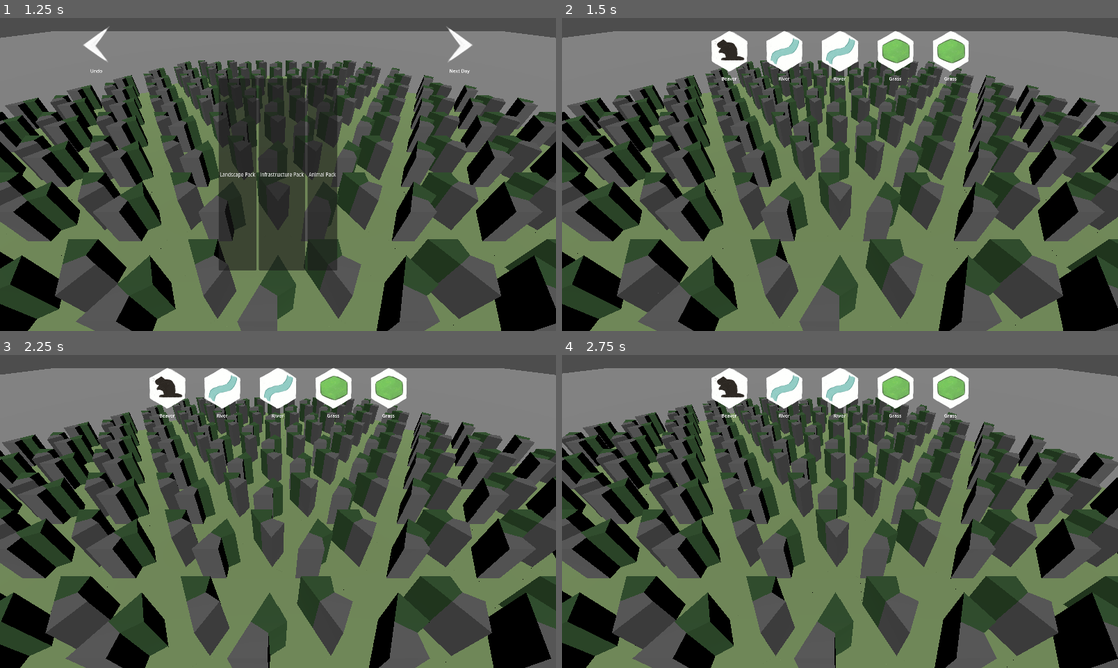
Above: before the commit, frames 1-4 (two rows, left to right).
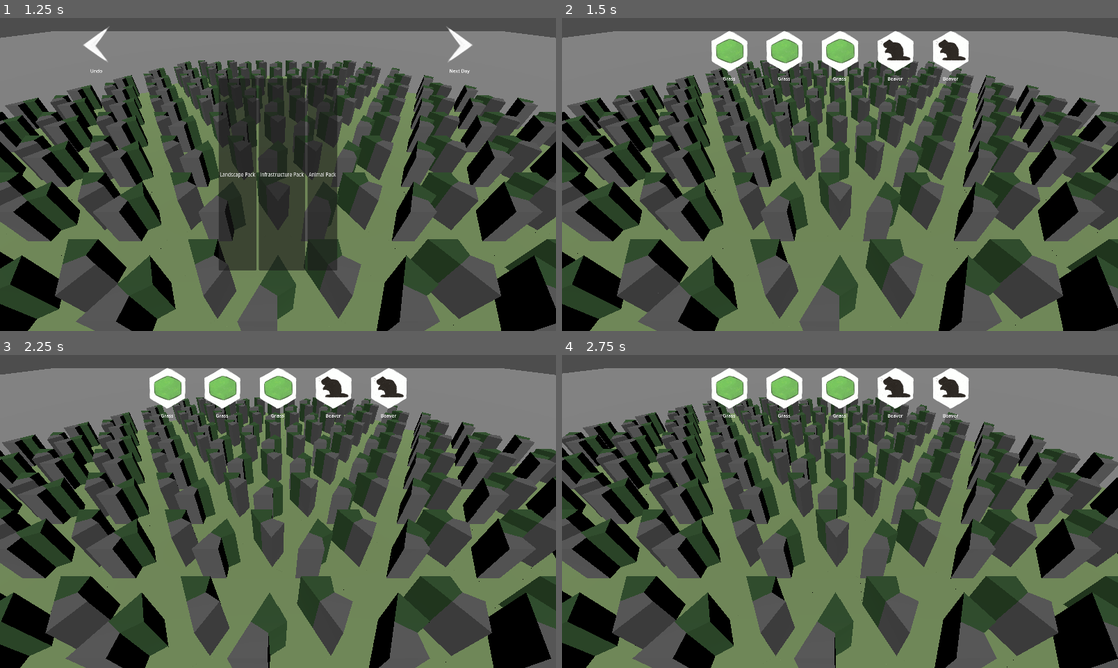
Above: after the commit, the same moments.

Repository: justfordoener/schmuck-of-schmiles
Game: Godot game, scene res://scenes/module_sandbox.tscn
Two runs of this game, one before a commit and one after it. Both use one fixed random seed, a clock stepped at 60 frames per second and the inputs below.
Inputs (mouse positions are in pixels of both pictures, inside the frame that each line leads up to):
- Up to frame 1 (1.25 s): click (94, 43) at 0.5 s
- Up to frame 2 (1.5 s): click "Landscape Pack" at 1.25 s
- Up to frame 3 (2.25 s): tap Enter at 2 s; move the mouse to (400, 495) at 2.02 s; hold D (move_right) from 2.03 s (still down); hold Right mouse button (camera_drag) from 2.03 s (still down); click (400, 495) at 2.17 s
- Up to frame 4 (2.75 s): keep holding D (move_right); keep holding Right mouse button (camera_drag); tap Space at 2.27 s

Frame 1 is identical in both runs. In frame 2, 1.8% of the frame differs, in the area x 27-73%, y 6-20%; in frame 3, 1.8%; in frame 4, 1.8%.

Commit message:
added beaver tile

Diff:
--- /dev/null
+++ b/book_of_tiles_godot/scenes/tiles/hex_beaver.tscn
@@ -0,0 +1,14 @@
+[gd_scene load_steps=4 format=3 uid="uid://dhrg2bn3rjrib"]
+
+[ext_resource type="Script" uid="uid://djvrmd1qwi5v5" path="res://scripts/grid/tile.gd" id="1_xkilu"]
+[ext_resource type="PackedScene" path="res://scenes/modules/blockout/hex_21.tscn" id="2_hdvrb"]
+[ext_resource type="PackedScene" uid="uid://dm8bkk85lrh1b" path="res://scenes/tiles/parts/beaver_house.tscn" id="3_hdvrb"]
+
+[node name="Beaver" type="Node3D"]
+script = ExtResource("1_xkilu")
+is_water = true
+
+[node name="Hex21" parent="." instance=ExtResource("2_hdvrb")]
+
+[node name="beaver-house" parent="Hex21" instance=ExtResource("3_hdvrb")]
+transform = Transform3D(0.5, 0, 0, 0, 0.5, 0, 0, 0, 0.5, 0.00079476833, 0.24880615, 0.0011344254)
--- /dev/null
+++ b/book_of_tiles_godot/scenes/tiles/parts/beaver_house.tscn
@@ -0,0 +1,5 @@
+[gd_scene load_steps=2 format=3 uid="uid://dm8bkk85lrh1b"]
+
+[ext_resource type="PackedScene" uid="uid://baidq4mli7f0l" path="res://assets/3D/models/structures/beaver-house_structure.glb" id="1_dvt5g"]
+
+[node name="beaver-house" instance=ExtResource("1_dvt5g")]
--- a/book_of_tiles_godot/scenes/user_interface/tile cards/tile_card_beaver.tscn
+++ b/book_of_tiles_godot/scenes/user_interface/tile cards/tile_card_beaver.tscn
@@ -1,7 +1,7 @@
 [gd_scene load_steps=4 format=3 uid="uid://d1t7cg05q3unn"]
 
 [ext_resource type="PackedScene" uid="uid://be5qy5lmbx0pv" path="res://scenes/user_interface/tile_card.tscn" id="1_uaf7j"]
-[ext_resource type="PackedScene" uid="uid://dra3cqauyiwve" path="res://scenes/tiles/hex_forest.tscn" id="2_uaf7j"]
+[ext_resource type="PackedScene" uid="uid://dhrg2bn3rjrib" path="res://scenes/tiles/hex_beaver.tscn" id="2_uaf7j"]
 [ext_resource type="Texture2D" uid="uid://dphe276i02c51" path="res://assets/2D/textures/playtest/beaver_tile.png" id="3_v7l15"]
 
 [node name="TileCardBeaver" instance=ExtResource("1_uaf7j")]
--- /dev/null
+++ b/book_of_tiles_godot/scenes/user_interface/tile cards/tile_card_forest.tscn
@@ -0,0 +1,20 @@
+[gd_scene load_steps=4 format=3 uid="uid://dgh27vy56wqk2"]
+
+[ext_resource type="PackedScene" uid="uid://be5qy5lmbx0pv" path="res://scenes/user_interface/tile_card.tscn" id="1_cwfkq"]
+[ext_resource type="PackedScene" uid="uid://dra3cqauyiwve" path="res://scenes/tiles/hex_forest.tscn" id="2_g3ole"]
+[ext_resource type="Texture2D" uid="uid://brqqjtltp167c" path="res://assets/2D/textures/forest.png" id="3_cwfkq"]
+
+[node name="TileCardBeaver" instance=ExtResource("1_cwfkq")]
+anchors_preset = 0
+tile = ExtResource("2_g3ole")
+export_theme = 1
+weight_animals = 5
+weight_infrastructure = 1
+weight_landscape = 1
+
+[node name="TextureButton" parent="VBoxContainer" index="0" groups=["snappable_ui"]]
+texture_normal = ExtResource("3_cwfkq")
+
+[node name="RichTextLabel" parent="VBoxContainer" index="1"]
+text = "Forest
+"
--- a/book_of_tiles_godot/scenes/user_interface/tile cards/tile_card_river.tscn
+++ /dev/null
@@ -1,19 +0,0 @@
-[gd_scene load_steps=4 format=3 uid="uid://bh3dh4jmoyqhj"]
-
-[ext_resource type="PackedScene" uid="uid://be5qy5lmbx0pv" path="res://scenes/user_interface/tile_card.tscn" id="1_1ye3b"]
-[ext_resource type="PackedScene" uid="uid://w1jsgiirome3" path="res://scenes/tiles/hex_water.tscn" id="2_1ye3b"]
-[ext_resource type="Texture2D" uid="uid://dox1f6r540bkh" path="res://assets/2D/textures/playtest/river_tile.png" id="3_ri382"]
-
-[node name="TileCardRiver" instance=ExtResource("1_1ye3b")]
-anchors_preset = 0
-tile = ExtResource("2_1ye3b")
-export_theme = 1
-weight_animals = 1
-weight_infrastructure = 5
-weight_landscape = 1
-
-[node name="TextureButton" parent="VBoxContainer" index="0" groups=["snappable_ui"]]
-texture_normal = ExtResource("3_ri382")
-
-[node name="RichTextLabel" parent="VBoxContainer" index="1"]
-text = "River"
--- /dev/null
+++ b/book_of_tiles_godot/scenes/user_interface/tile cards/tile_card_water.tscn
@@ -0,0 +1,19 @@
+[gd_scene load_steps=4 format=3 uid="uid://bh3dh4jmoyqhj"]
+
+[ext_resource type="PackedScene" uid="uid://be5qy5lmbx0pv" path="res://scenes/user_interface/tile_card.tscn" id="1_vm2fl"]
+[ext_resource type="PackedScene" uid="uid://w1jsgiirome3" path="res://scenes/tiles/hex_water.tscn" id="2_vm2fl"]
+[ext_resource type="Texture2D" uid="uid://dox1f6r540bkh" path="res://assets/2D/textures/playtest/river_tile.png" id="3_q76u4"]
+
+[node name="TileCardRiver" instance=ExtResource("1_vm2fl")]
+anchors_preset = 0
+tile = ExtResource("2_vm2fl")
+export_theme = 1
+weight_animals = 1
+weight_infrastructure = 5
+weight_landscape = 1
+
+[node name="TextureButton" parent="VBoxContainer" index="0" groups=["snappable_ui"]]
+texture_normal = ExtResource("3_q76u4")
+
+[node name="RichTextLabel" parent="VBoxContainer" index="1"]
+text = "River"
--- a/book_of_tiles_godot/scripts/globals/grid.gd
+++ b/book_of_tiles_godot/scripts/globals/grid.gd
@@ -1,4 +1,4 @@
-@tool
+#@tool
 extends Node
 # - pointy-top layout
 # - even-r layout
@@ -555,6 +555,9 @@
 	#print("rounding: axial ", axial_coordinate, " rounded: ", return_vector)
 	return return_vector
 
+# ------------------- refactor below code -----------------
+
+
 # Resolves the (x,z) column nearest to a world-space point, then returns either the lowest
 # unoccupied cell in that column (default - stack a new placement above whatever's there),
 # or, if target_topmost is set (water tiles), the topmost currently-occupied cell (replace
@@ -626,6 +629,8 @@
 		result = cell
 	return result
 
+# ------------------------------- refactor above code ------------------
+
 func snap_position(point : Vector3, cell_type : Layout.CELL_TYPE, target_topmost : bool = false) -> Vector3:
 	var cell := snap_to_cell(point, cell_type, target_topmost)
 	return axial_to_cartesian(cell.axial_position) if cell != null else point # fallback to original point
Binary file added: book_of_tiles_godot/assets/2D/textures/forest.png
Not shown, added: book_of_tiles_godot/assets/2D/textures/forest.png.import
Renamed: book_of_tiles_godot/scenes/tiles/beaver_tile.tscn -> book_of_tiles_godot/scenes/tiles/old/beaver_tile.tscn
Renamed: book_of_tiles_godot/scenes/tiles/land_tile.tscn -> book_of_tiles_godot/scenes/tiles/old/land_tile.tscn
Renamed: book_of_tiles_godot/scenes/tiles/land_tile_face.tscn -> book_of_tiles_godot/scenes/tiles/old/land_tile_face.tscn
Renamed: book_of_tiles_godot/scenes/tiles/river_tile.tscn -> book_of_tiles_godot/scenes/tiles/old/river_tile.tscn
